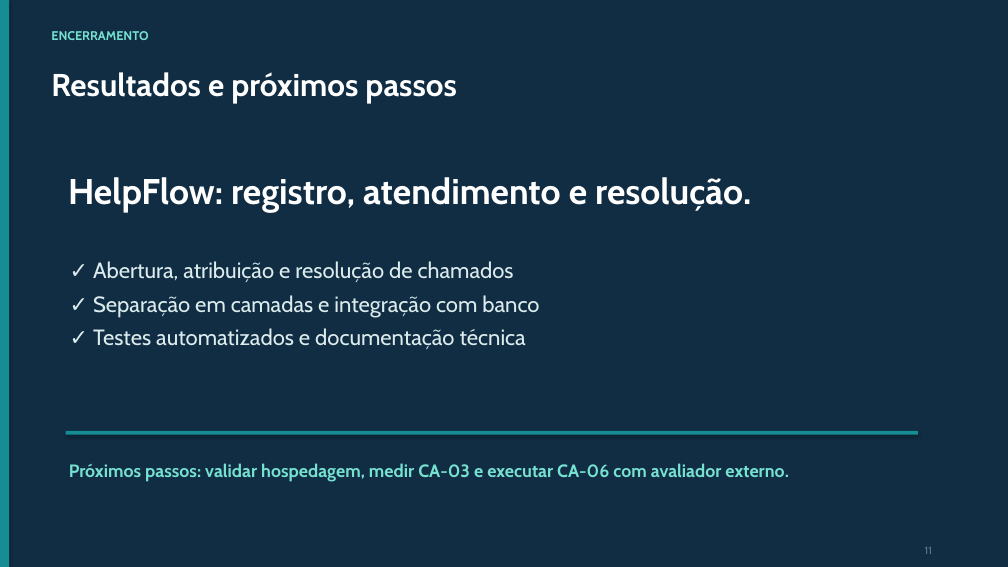
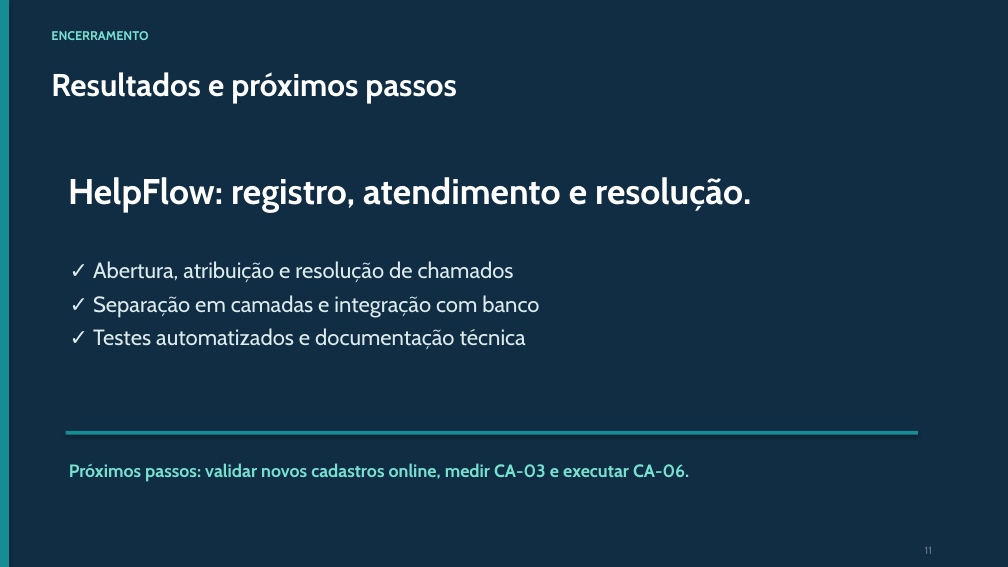
Before and after one commit to Goldcrowb/TCC_HelpFlow, a slide deck: slide 11 of apresentacao/Apresentacao_HelpFlow_TCC.pptx. Drawn at 1008x567 pixels with LibreOffice and Linux fonts; fonts in the diff are those of the drawing. Boxes give left, top, right and bottom in pixels: in the first picture for what was removed or moved away, otherwise in the second. Text is boxed around its words. In the diff, an @@ line names an element or a change of style, - is before the commit and + after.

```diff
--- a/apresentacao/Apresentacao_HelpFlow_TCC.pptx
+++ b/apresentacao/Apresentacao_HelpFlow_TCC.pptx
@@ text at bbox=[69, 463, 689, 482]: text changed @@
-Próximos passos: validar hospedagem, medir CA-03 e executar CA-06 com avaliador externo.
+Próximos passos: validar novos cadastros online, medir CA-03 e executar CA-06.
```
Also in this commit, not shown: 5 other slides changed, 39 other files.
